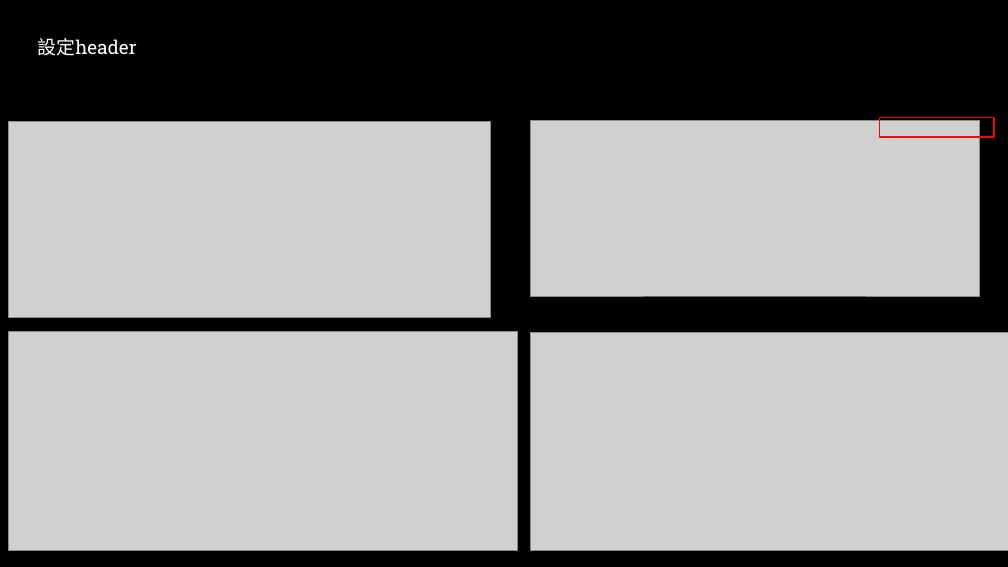
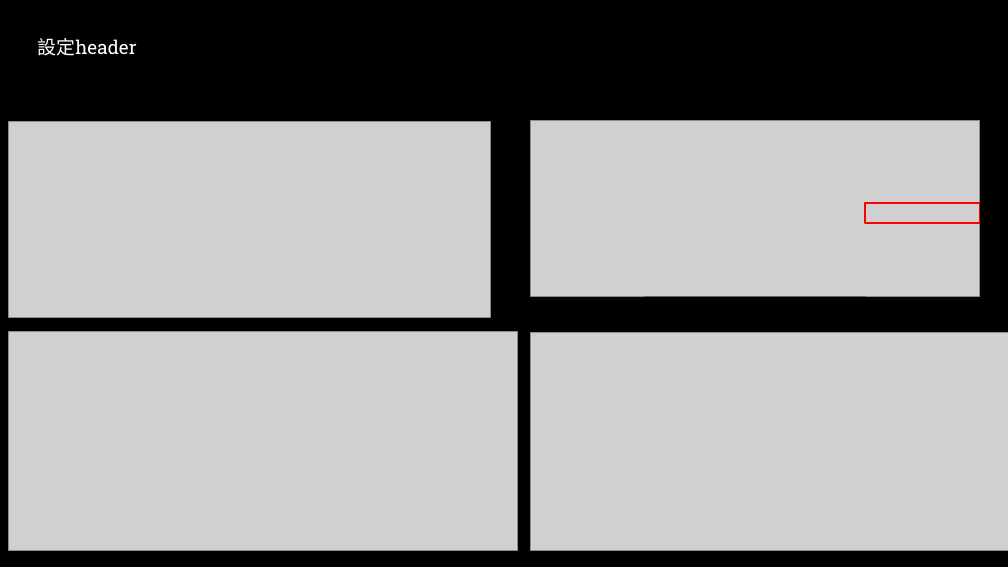
Before and after one commit to LIU-HAN-YANG/work, a slide deck: slide 6 of G080A008_劉翰穎_網路爬蟲20200507.pptx. Drawn at 1008x567 pixels with LibreOffice and Linux fonts; fonts in the diff are those of the drawing; grey boxes stand for pictures; background and template pictures are left out. Boxes give left, top, right and bottom in pixels: in the first picture for what was removed or moved away, otherwise in the second. Text is boxed around its words. In the diff, an @@ line names an element or a change of style, - is before the commit and + after.

```diff
--- a/G080A008_劉翰穎_網路爬蟲20200507.pptx
+++ b/G080A008_劉翰穎_網路爬蟲20200507.pptx
@@ rectangle: place and size @@
-rectangle at bbox=[879, 117, 994, 137]
+rectangle at bbox=[865, 203, 979, 223]
```
Also in this commit, not shown: 1 other slide changed.
